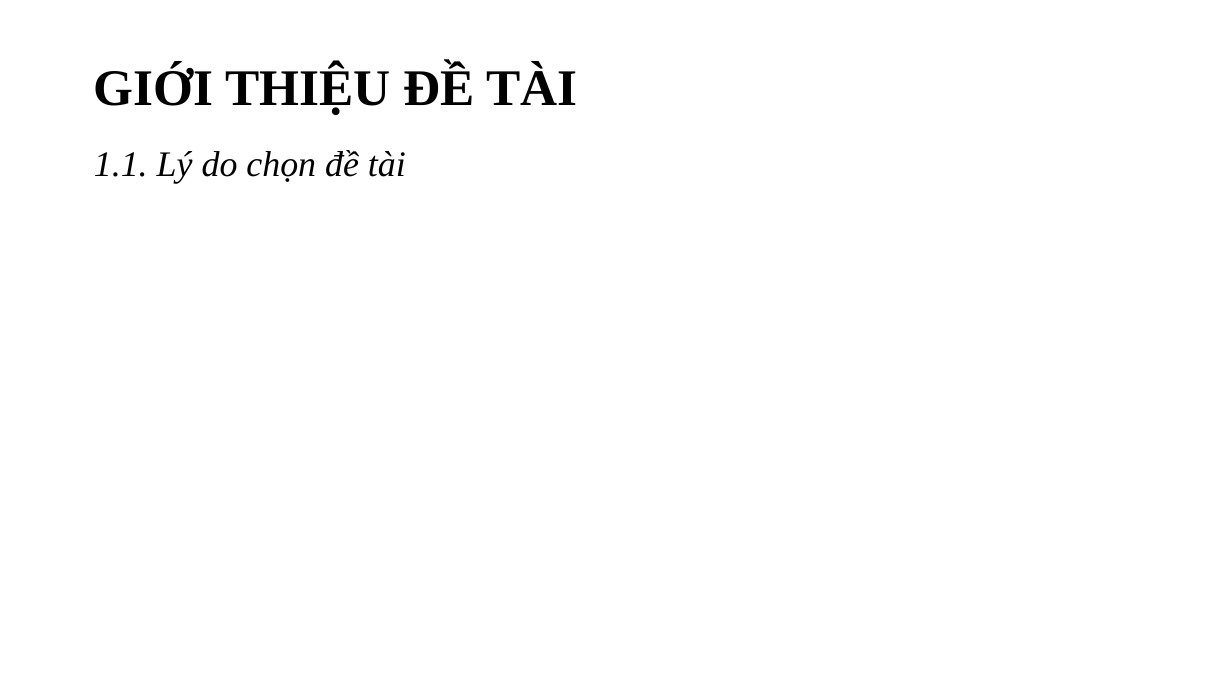
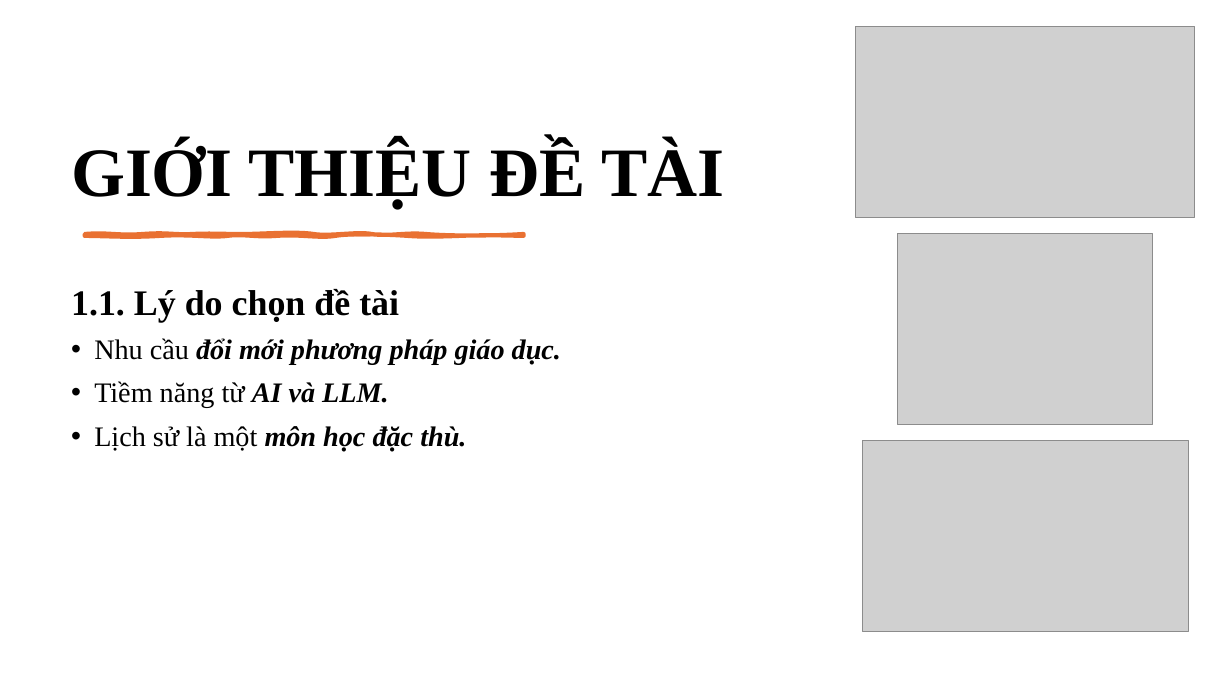
Before and after one commit to ngovanuc/Vietnamese_History_Chatbot, a slide deck: slide 4 of documents/slide bao cao v2.pptx. Drawn at 1232x693 pixels with LibreOffice and Linux fonts; fonts in the diff are those of the drawing; grey boxes stand for pictures. Boxes give left, top, right and bottom in pixels: in the first picture for what was removed or moved away, otherwise in the second. Text is boxed around its words. In the diff, an @@ line names an element or a change of style, - is before the commit and + after.

```diff
--- a/documents/slide bao cao v2.pptx
+++ b/documents/slide bao cao v2.pptx
@@ picture added at box(856, 27, 1195, 218) @@
@@ title "GIỚI THIỆU ĐỀ TÀI": place and size @@
-title "GIỚI THIỆU ĐỀ TÀI" at box(94, 65, 578, 115)
+title "GIỚI THIỆU ĐỀ TÀI" at box(71, 142, 725, 210)
@@ title "GIỚI THIỆU ĐỀ TÀI" at box(71, 142, 725, 210): size 40 to 54 pt; vertical alignment middle to bottom @@
@@ freeform shape added at box(85, 234, 524, 236), fill #E97132, outline #E97132 3.25 pt @@
@@ picture added at box(898, 234, 1153, 425) @@
@@ text "1.1. Lý do chọn đề ...": place and size @@
-text "1.1. Lý do chọn đề ..." at box(94, 150, 406, 184)
+text "1.1. Lý do chọn đề ..." at box(71, 289, 561, 451)
@@ text at box(71, 289, 399, 322): bold on, italic off in "1.1. Lý do chọn đề tài"; line spacing 0.9 to 1.5 @@
@@ text at box(94, 338, 561, 451): paragraphs added @@
+• Nhu cầu đổi mới phương pháp giáo dục.
+• Tiềm năng từ AI và LLM.
+• Lịch sử là một môn học đặc thù.
@@ picture added at box(862, 441, 1189, 632) @@
```
Also in this commit, not shown: 10 other slides changed, 1 slide added, 2 other files.
